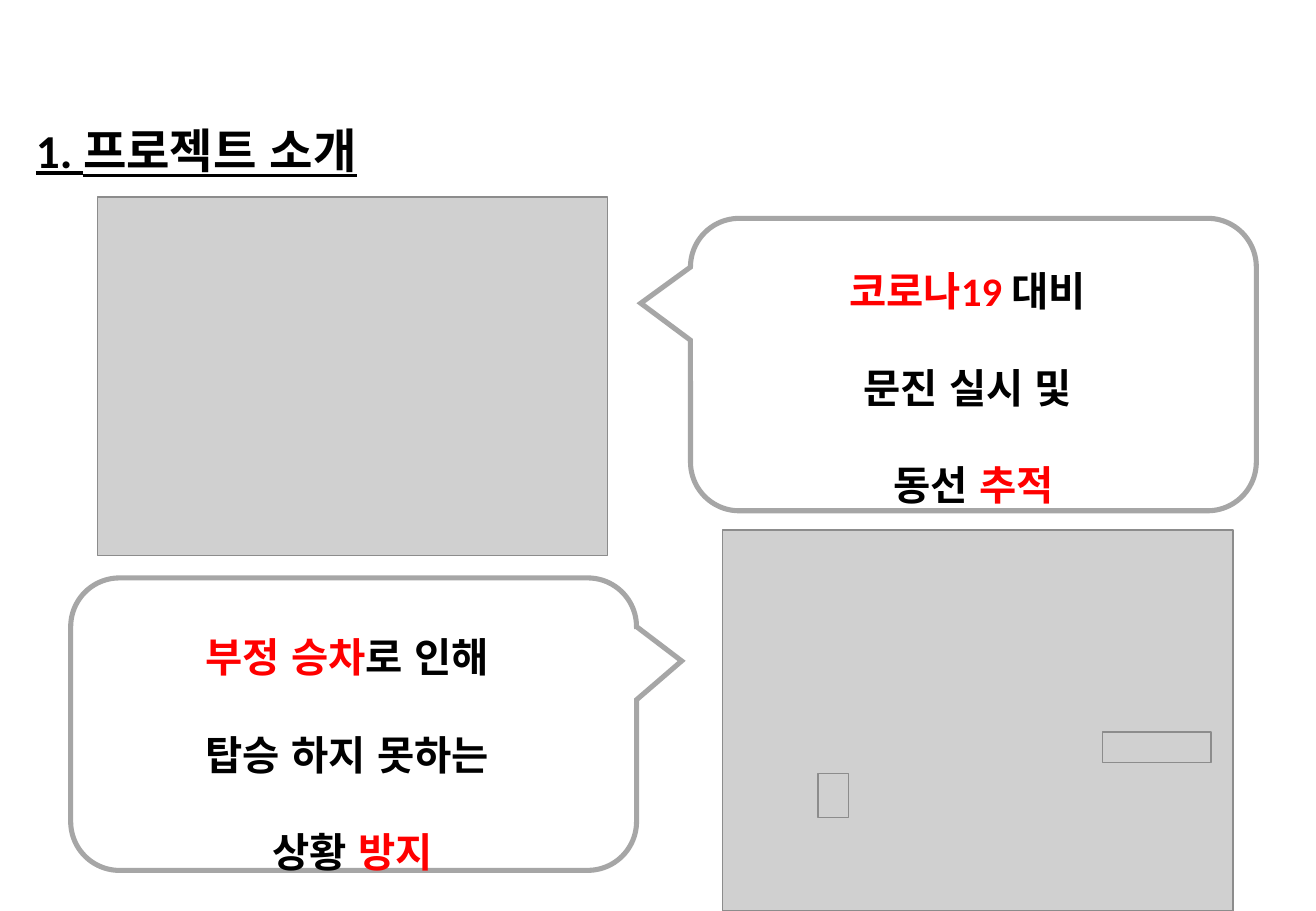
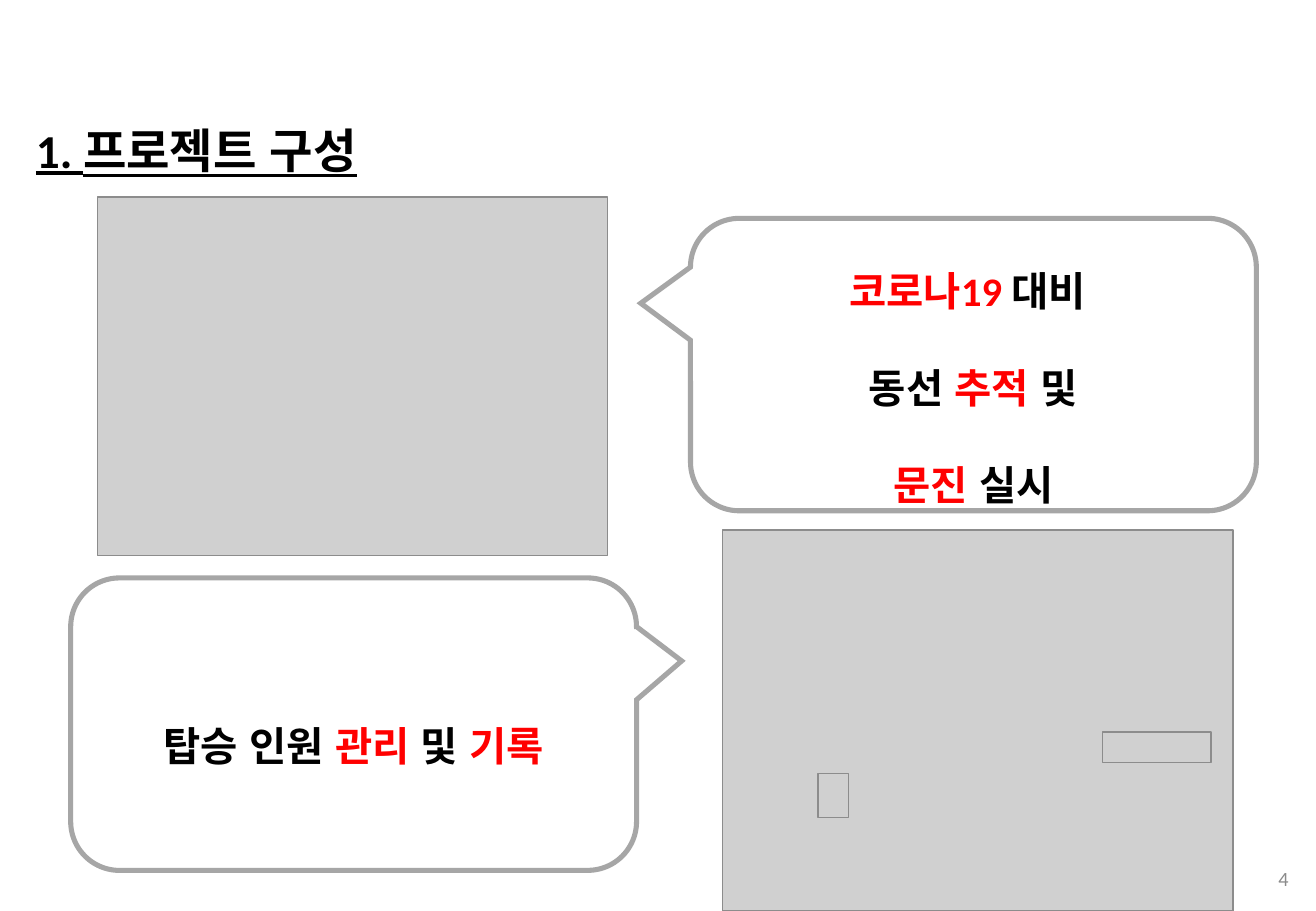
Before and after one commit to 201324549/BeaconProject, a slide deck: slide 4 of ShuttleBusFinalPresentation(v1.1)_ing.pptx. Drawn at 1316x911 pixels with LibreOffice and Linux fonts; fonts in the diff are those of the drawing; grey boxes stand for pictures; background and template pictures are left out. Boxes give left, top, right and bottom in pixels: in the first picture for what was removed or moved away, otherwise in the second. Text is boxed around its words. In the diff, an @@ line names an element or a change of style, - is before the commit and + after.

```diff
--- a/ShuttleBusFinalPresentation(v1.1)_ing.pptx
+++ b/ShuttleBusFinalPresentation(v1.1)_ing.pptx
@@ text at [36,128,357,177]: text changed @@
-1. 프로젝트 소개
+1. 프로젝트 구성
@@ text at [869,369,1078,512]: text changed @@
-문진 실시 및
-동선 추적
+동선 추적 및
+문진 실시
@@ text at [163,727,543,765]: text changed @@
-부정 승차로 인해
-탑승 하지 못하는
-상황 방지
+탑승 인원 관리 및 기록
@@ page number added at [1278,873,1288,886], 12 pt, text #8C8C8C @@
+4
```
Also in this commit, not shown: 20 other slides changed, 4 slides added, 1 slide removed.
